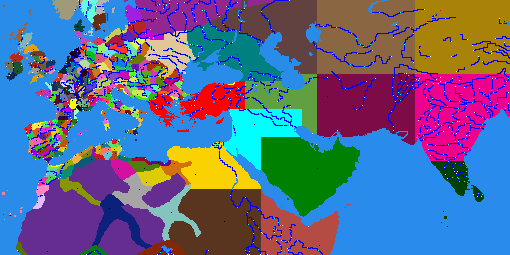
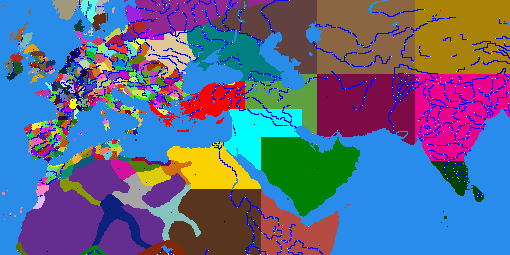
The second w=510, h=255 image is a revision of the first. Changes to its layers:
painted on "map_regions" over [153, 94, 173, 115]
